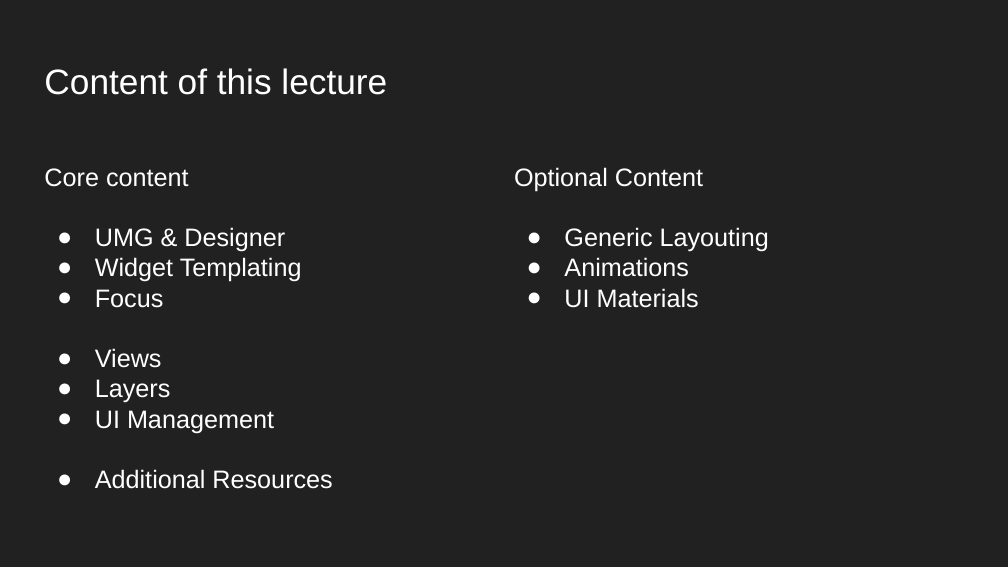
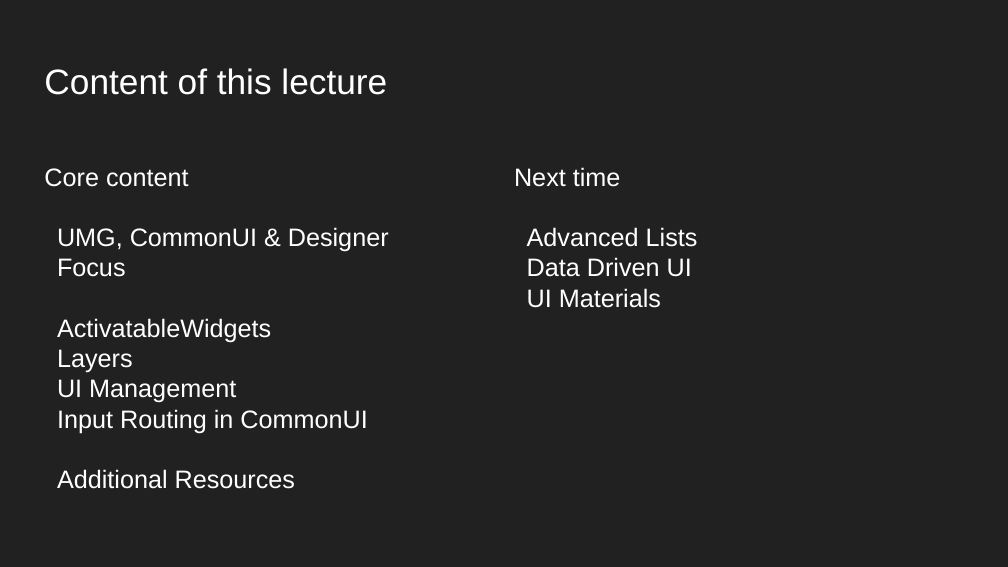
Before and after one commit to WotanCZ/MFF_UE_Lecture, a slide deck: slide 2 of UI/Unreal Engine Lecture - UI.pptx. Drawn at 1008x567 pixels with LibreOffice and Linux fonts; fonts in the diff are those of the drawing; background and template pictures are left out. Boxes give left, top, right and bottom in pixels: in the first picture for what was removed or moved away, otherwise in the second. Text is boxed around its words. In the diff, an @@ line names an element or a change of style, - is before the commit and + after.

Commit message:
Added Focus Logic, Presentation Updated

```diff
--- a/UI/Unreal Engine Lecture - UI.pptx
+++ b/UI/Unreal Engine Lecture - UI.pptx
@@ title at (x1=514, y1=167, x2=698, y2=308): text changed @@
-Optional Content
-● Generic Layouting
-● Animations
-● UI Materials
+Next time
+Advanced Lists
+Data Driven UI
+UI Materials
@@ title at (x1=57, y1=227, x2=389, y2=252): text changed @@
-● UMG & Designer
-● Widget Templating
+UMG, CommonUI & Designer
@@ title at (x1=57, y1=258, x2=295, y2=489): bullet ● to none @@
@@ title at (x1=57, y1=318, x2=271, y2=343): text changed @@
-● Views
+ActivatableWidgets
@@ title at (x1=57, y1=379, x2=367, y2=433): text changed @@
-● UI Management
+UI Management
+Input Routing in CommonUI
```
Also in this commit, not shown: 6 other slides changed, 4 slides added, 2 slides removed, 2 other files.
